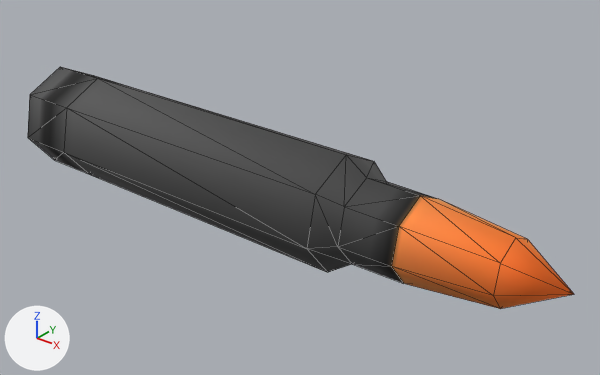
What one commit did to the FBX model [41-42] Hot_Brass_Visible_Casing_Ejection_Framework/Contents/mods/Hot_Brass_Visible_Casing_Ejection_Framework/42.0/media/models_X/worlditems/Ammo/762Round.fbx.
One viewpoint serves both versions: a camera (50 mm lens) standing at (0.001124, -0.000989, 0.000728) and looking at (0.000306, 0.000033, 0.000094). The axes (+X, +Y, +Z) are drawn at lower left. The lights are the same throughout. Mesh edges are drawn as thin lines. Where no turn or scale is listed for an object, it has been applied to the vertices.

The first picture shows '762ammo'.
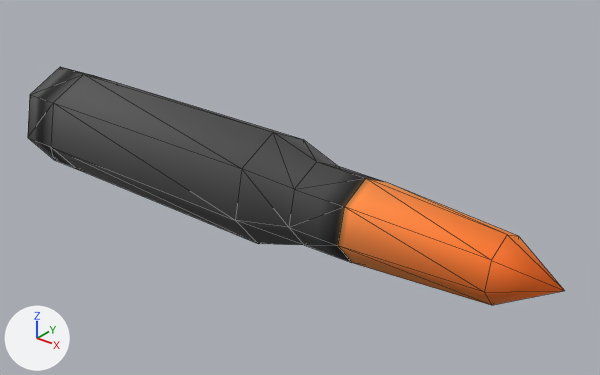
Pixel boxes (x1, y1, x2, y2) of what changed, in the pictures (600 x 375 px; the box of a moved part takes in the faces that stretch with it):
'762ammo', reshaped: before (28, 67, 574, 309); after (28, 67, 565, 305)
part 1 of me_mesh_005, moved or reshaped: before (307, 155, 386, 272); after (235, 132, 337, 245)
part 2 of me_mesh_005, moved or reshaped: before (338, 178, 437, 283); after (289, 162, 384, 262)
part 3 of me_mesh_005, moved or reshaped: before (28, 67, 372, 272); after (28, 67, 300, 244)
part 4 of me_mesh_005, moved or reshaped: before (392, 196, 574, 309); after (338, 178, 565, 305)

The change in detail:
me_mesh_005 has 43 vertices, 82 faces and spans x -0.000302..0.000815, y -0.000102..0.000099, z 0.000005..0.000201.
me_mesh_005 is used by ob_762ammo; location (0.0, 0.0, 0.0).
me_mesh_005 part 1: all 7 vertices in x 0.000428, y -0.000102..0.000099, z 0.000006..0.000201 are moved by (-0.000151, 0.0, 0.0).
me_mesh_005 part 2: all 14 vertices in x 0.000468..0.000565, y -0.000074..0.000071, z 0.000031..0.000173 are moved by (-0.000099, 0.0, 0.0).
me_mesh_005 part 3: all 7 vertices in x -0.000182, y -0.000102..0.000099, z 0.000005..0.000201 are moved by (-0.000043, 0.0, 0.0).
me_mesh_005 part 4: all 8 vertices in x 0.000722..0.000815, y -0.000056..0.000053, z 0.000048..0.000154 are moved by (-0.000014, 0.0, 0.0).
